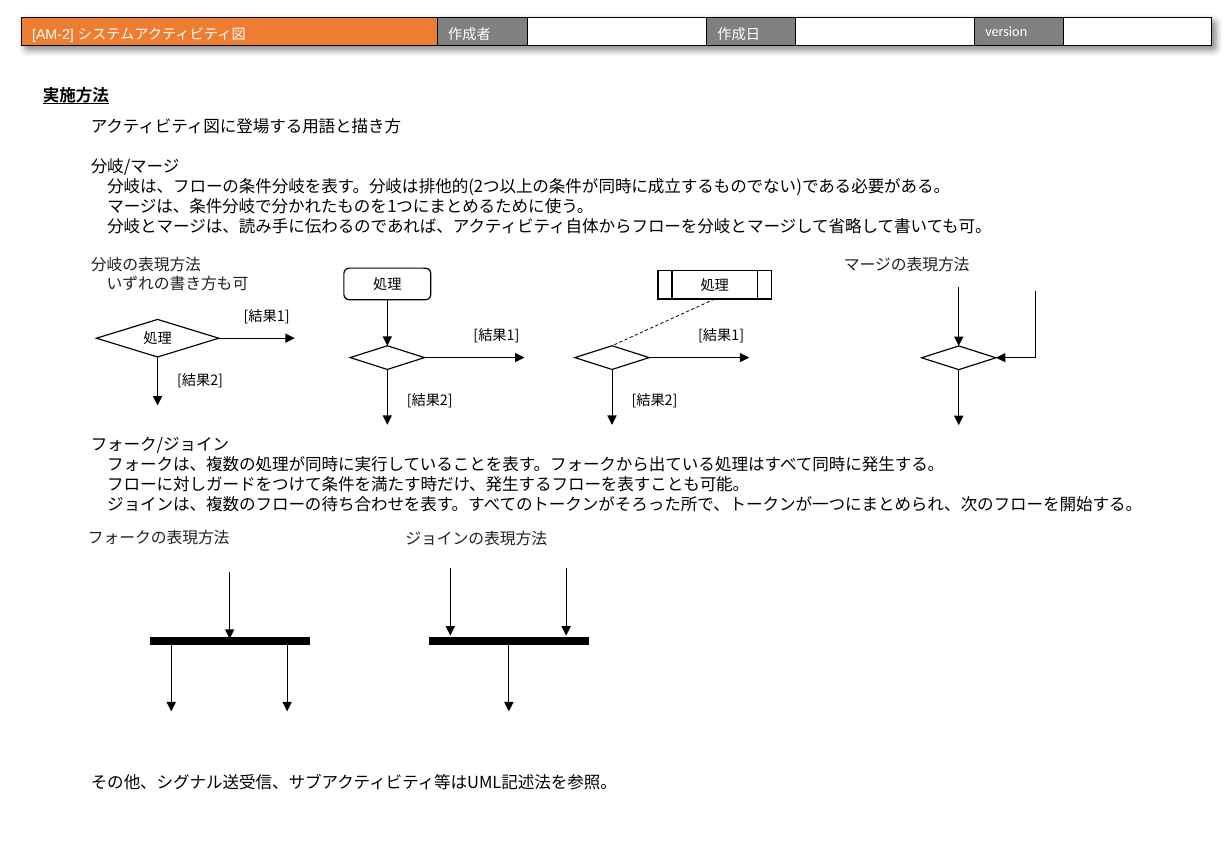
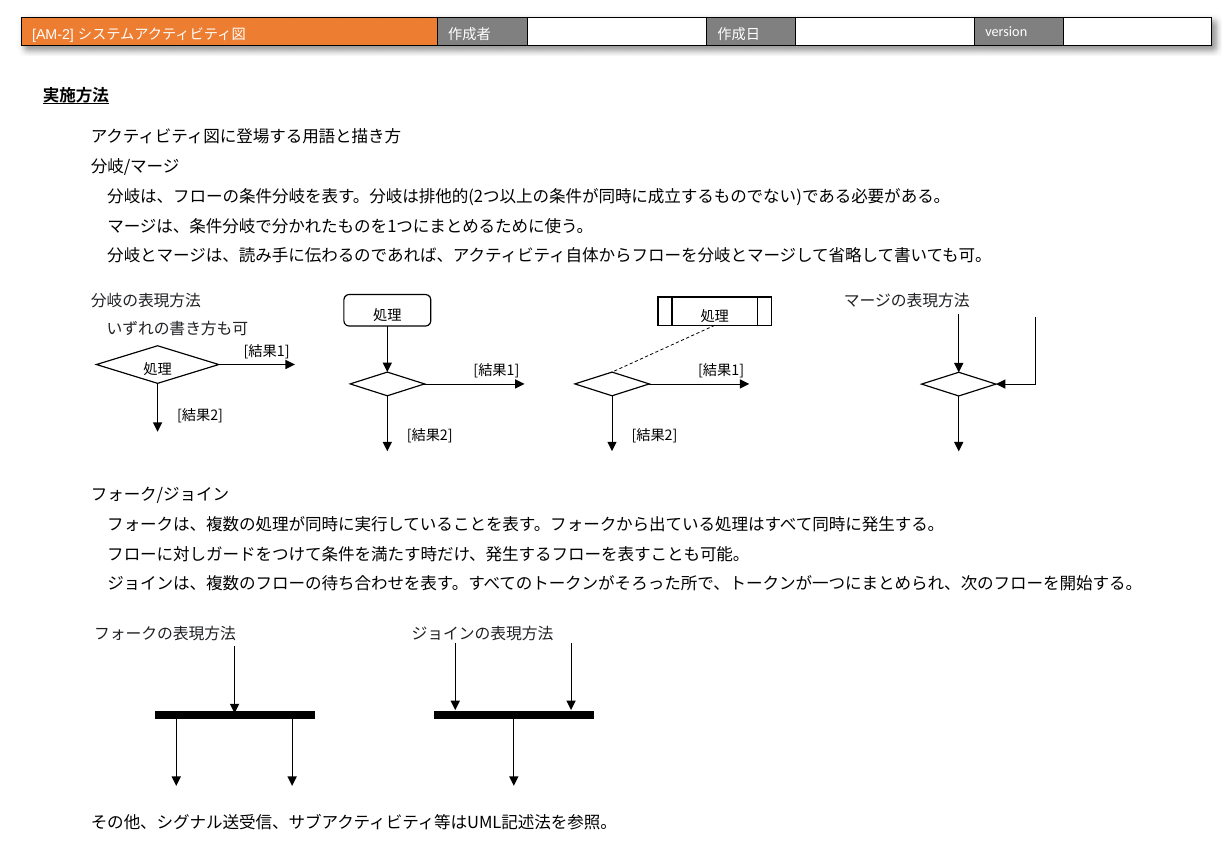
Before and after one commit to urayukitaka/Dev_process_paper, a slide deck: slide 53 of AI_sysytem_dev_process_study.pptx (slide 41 before the commit). Drawn at 1232x853 pixels with LibreOffice and Linux fonts; fonts in the diff are those of the drawing. Boxes give left, top, right and bottom in pixels: in the first picture for what was removed or moved away, otherwise in the second. Text is boxed around its words. In the diff, an @@ line names an element or a change of style, - is before the commit and + after.

```diff
--- a/AI_sysytem_dev_process_study.pptx
+++ b/AI_sysytem_dev_process_study.pptx
@@ text "分岐の表現方法": place and size @@
-text "分岐の表現方法" at (91, 256, 249, 291)
+text "分岐の表現方法" at (91, 292, 249, 336)
@@ text "マージの表現方法": place and size @@
-text "マージの表現方法" at (844, 256, 970, 272)
+text "マージの表現方法" at (844, 292, 970, 308)
@@ text "[結果1]": place and size @@
-text "[結果1]" at (244, 309, 290, 324)
+text "[結果1]" at (244, 344, 290, 361)
@@ text "[結果1]": place and size @@
-text "[結果1]" at (473, 328, 519, 343)
+text "[結果1]" at (473, 363, 519, 380)
@@ text "[結果1]": place and size @@
-text "[結果1]" at (698, 328, 744, 343)
+text "[結果1]" at (698, 363, 744, 380)
@@ 7 arrows, 4 diamonds, 1 rounded rectangle, 1 flow chart predefined process, 1 line, 1 elbow arrow: place and size @@
-7 arrows, 4 diamonds, 1 rounded rectangle, 1 flow chart predefined process, 1 line, 1 elbow arrow at (97, 268, 1036, 425)
+7 arrows, 4 diamonds, 1 rounded rectangle, 1 flow chart predefined process, 1 line, 1 elbow arrow at (97, 295, 1036, 452)
@@ arrow moved from (424, 357) - (524, 357) to (424, 385) - (524, 385) @@
@@ arrow moved from (650, 357) - (750, 357) to (650, 385) - (750, 385) @@
@@ text "[結果2]": place and size @@
-text "[結果2]" at (177, 373, 223, 388)
+text "[結果2]" at (177, 408, 223, 423)
@@ text "[結果2]": place and size @@
-text "[結果2]" at (407, 393, 453, 408)
+text "[結果2]" at (407, 428, 453, 443)
@@ text "[結果2]": place and size @@
-text "[結果2]" at (632, 393, 678, 408)
+text "[結果2]" at (632, 428, 678, 443)
@@ line spacing 1 to 1.5 in 14 elements at (91, 128, 1142, 830), (97, 346, 220, 383), (344, 295, 430, 326), (659, 297, 772, 325), (844, 292, 970, 308), (177, 408, 223, 423), (244, 344, 290, 361), (407, 428, 453, 443), (473, 363, 519, 380), (632, 428, 678, 443), (698, 363, 744, 380), (91, 292, 249, 336), (412, 625, 554, 645), (94, 625, 236, 641) @@
@@ text "フォークの表現方法": place and size @@
-text "フォークの表現方法" at (88, 529, 230, 545)
+text "フォークの表現方法" at (94, 625, 236, 641)
@@ text "ジョインの表現方法": place and size @@
-text "ジョインの表現方法" at (405, 530, 547, 546)
+text "ジョインの表現方法" at (412, 625, 554, 645)
@@ 6 arrows, 2 rectangles: place and size @@
-6 arrows, 2 rectangles at (150, 569, 588, 712)
+6 arrows, 2 rectangles at (156, 643, 593, 786)
```
Also in this commit, not shown: 41 other slides changed, 20 slides added, 1 other file.
